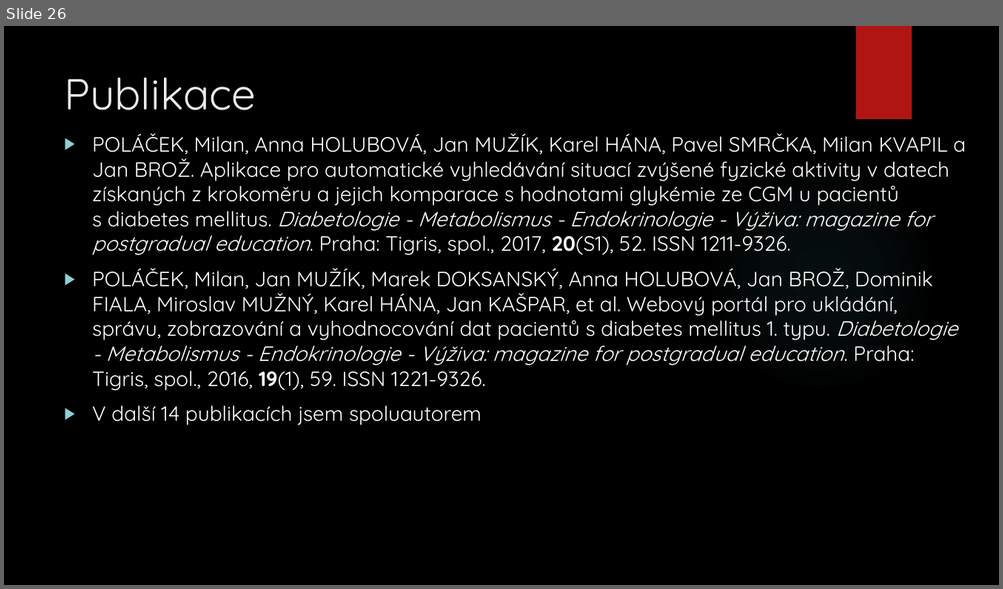
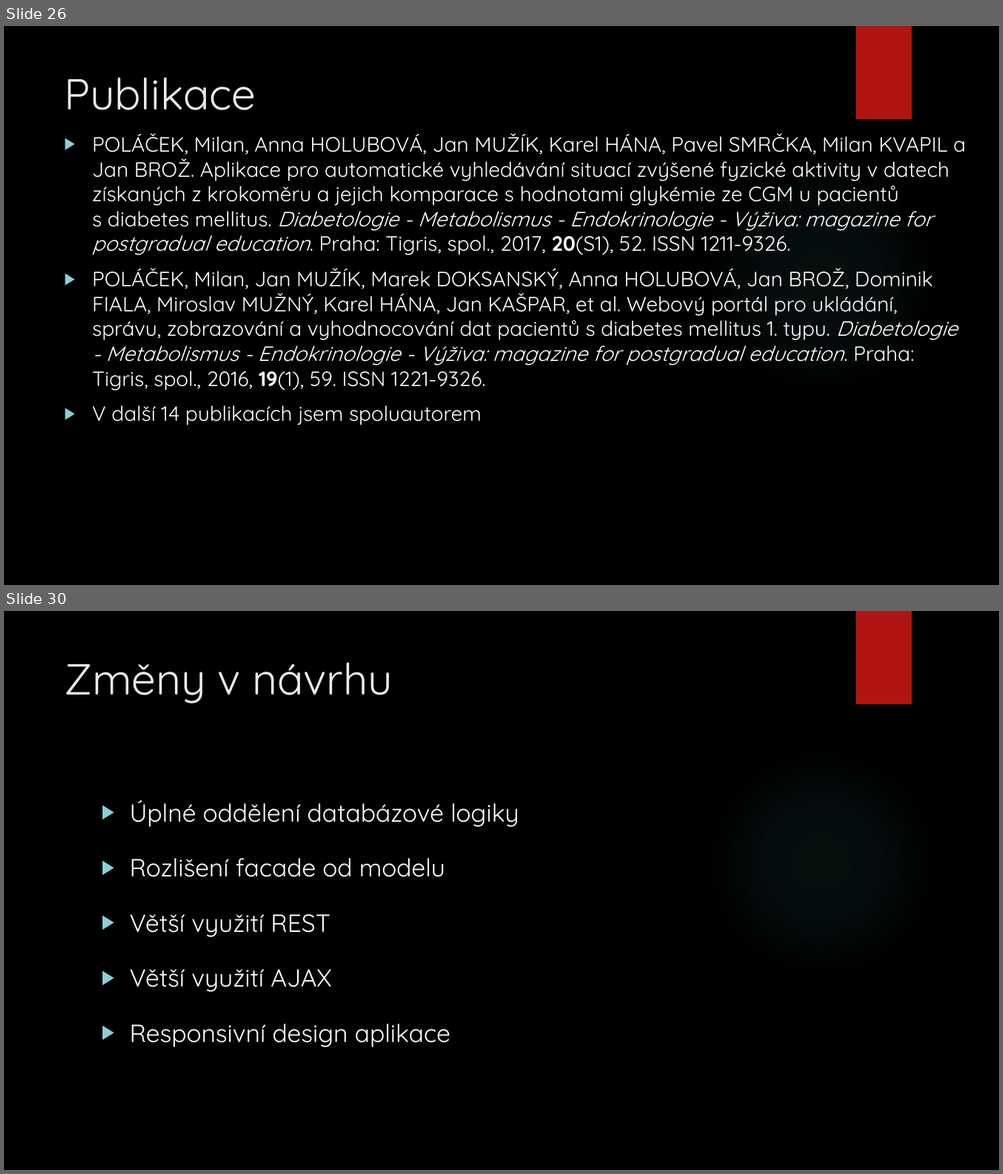
Before and after one commit to MrMilan/Diplomka, a slide deck: prezentace diplomka/DP_Diani.pptx. Shown one above the other, each under a label of ours: slide 26 before the commit, slides 26 and 30 after it; the slides between them are not shown. The pictures are 1003x589 and 1003x1174 pixels, drawn with LibreOffice and Linux fonts; fonts in the diff are those of the drawing; background and template pictures are left out. Boxes give left, top, right and bottom in pixels: in the first picture for what was removed or moved away, otherwise in the second. Text is boxed around its words. In the diff, an @@ line names an element or a change of style, - is before the commit and + after.

```diff
--- a/prezentace diplomka/DP_Diani.pptx
+++ b/prezentace diplomka/DP_Diani.pptx
@@ slide 30 added at [4, 611, 999, 1170], background picture (left out); not listed: 2 template elements that a slide beside it also shows @@
@@ title added at [64, 662, 392, 703], 42 pt, text #EBEBEB @@
+Změny v návrhu
@@ text added at [130, 800, 519, 1048], 24 pt, text #FFFFFF @@
+▶ Úplné oddělení databázové logiky
+▶ Rozlišení facade od modelu
+▶ Větší využití REST
+▶ Větší využití AJAX
+▶ Responsivní design aplikace
```
Also in this commit, not shown: 6 slides changed, 2 other slides added, 1 other file.
